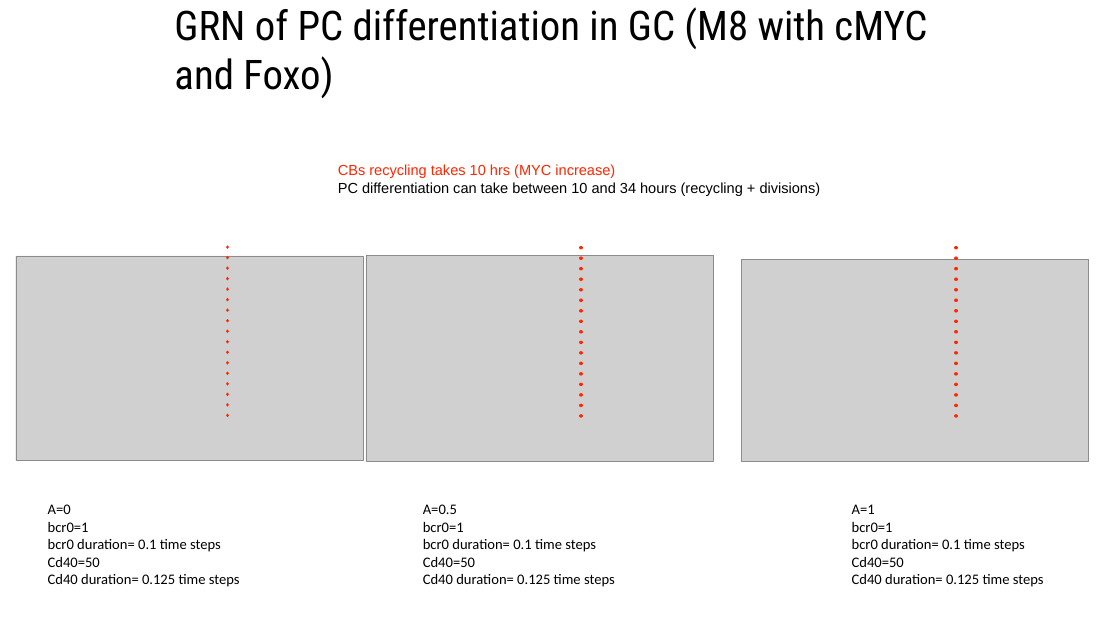
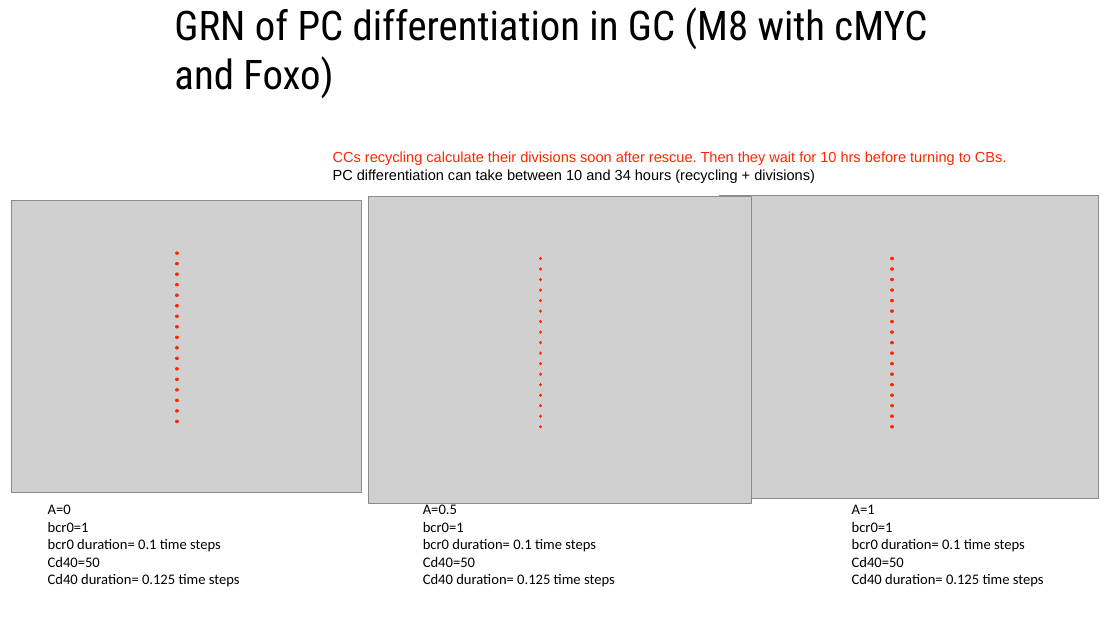
Before and after one commit to ElenaMerinoTejero/Martinez_DLBCL_2012, a slide deck: slide 5 of M8_FOXO:CMYC/MYC:FOXO DLBCL.pptx. Drawn at 1120x630 pixels with LibreOffice and Linux fonts; fonts in the diff are those of the drawing; grey boxes stand for pictures. Boxes give left, top, right and bottom in pixels: in the first picture for what was removed or moved away, otherwise in the second. Text is boxed around its words. In the diff, an @@ line names an element or a change of style, - is before the commit and + after.

```diff
--- a/M8_FOXO:CMYC/MYC:FOXO DLBCL.pptx
+++ b/M8_FOXO:CMYC/MYC:FOXO DLBCL.pptx
@@ text "CCs recycling calculate their divisions ...": place and size @@
-text "CCs recycling calculate their divisions ..." at bbox=[338, 164, 821, 196]
+text "CCs recycling calculate their divisions ..." at bbox=[333, 151, 1007, 183]
@@ text at bbox=[333, 151, 1007, 165]: text changed @@
-CBs recycling takes 10 hrs (MYC increase)
+CCs recycling calculate their divisions soon after rescue. Then they wait for 10 hrs before turning to CBs.
@@ picture: place and size @@
-picture at bbox=[16, 256, 363, 461]
+picture at bbox=[11, 200, 362, 492]
@@ picture: place and size @@
-picture at bbox=[366, 256, 713, 461]
+picture at bbox=[368, 197, 751, 503]
@@ picture: place and size @@
-picture at bbox=[742, 259, 1089, 462]
+picture at bbox=[719, 195, 1098, 498]
@@ line moved from (228, 415) - (228, 247) to (177, 421) - (177, 253) @@
@@ line moved from (581, 416) - (581, 247) to (540, 427) - (540, 258) @@
@@ line moved from (956, 416) - (956, 247) to (892, 427) - (892, 258) @@
```
Also in this commit, not shown: 2 other slides changed, 11 other files.
